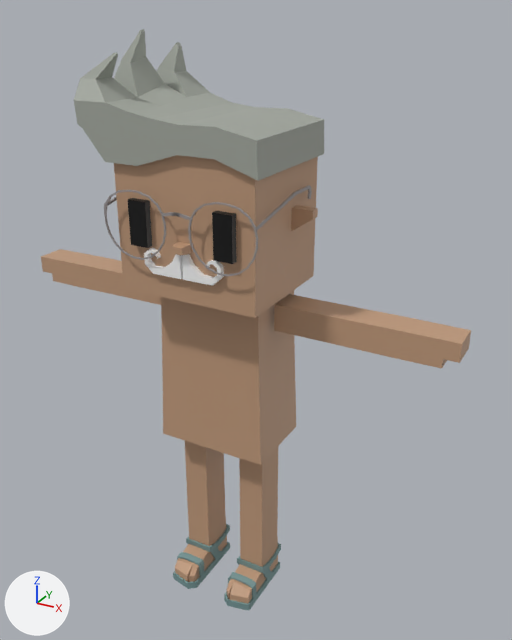
Two versions of the FBX model mustachiorascals/fbx/67fc8962-3e32-4687-a703-0abc7a28006c.fbx, one commit apart.
Rendered twice from a 50 mm lens placed at (0.0183, -0.0291, 0.0325), pointed at (0.0014, 0.0017, 0.0171). Lighting does not change. The marker at lower left points along +X, +Y and +Z. Where no turn or scale is listed for an object, it has been applied to the vertices.

The first picture shows 'ew_round_2', 'f_sandals', 'h_sidespikes', 'm_millionaire', 'mustachio_arms', 'mustachio_body', 'mustachio_eyes', 'mustachio_head', 'mustachio_legs'.
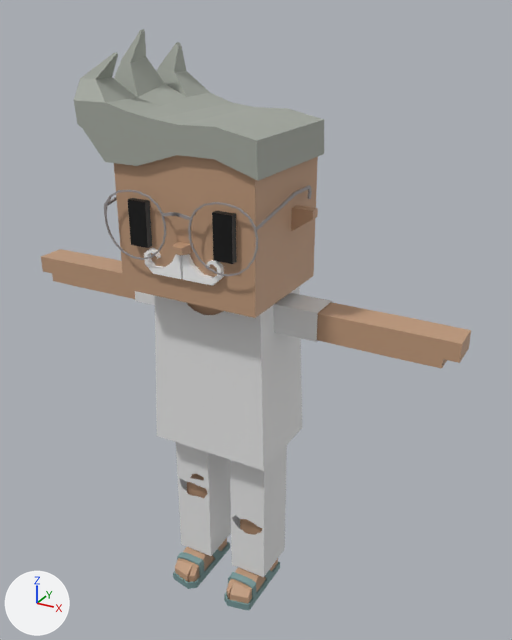
The change, as a list of edits to the scene's bpy script:
```text
Add mat_lower_garment:
    mat_lower_garment = principled_material('lower_garment')
    mat_lower_garment.base_color = (0.8, 0.8, 0.8)  # white #e7e7e7
Add mat_upper_garment_1:
    mat_upper_garment_1 = principled_material('upper_garment_1')
    mat_upper_garment_1.base_color = (0.8, 0.8, 0.8)  # white #e7e7e7
Add me_mesh_004_1:
    me_mesh_004_1.from_pydata(...)  # 277 vertices, 244 faces; spans x -0.00297..0.00299, y -0.00021..0.00257, z 0.0014..0.01069
    me_mesh_004_1.materials.append(mat_lower_garment)  # white #e7e7e7
Add me_mesh_012:
    me_mesh_012.from_pydata(...)  # 24 vertices, 18 faces; spans x -0.00561..0.00561, y 0.00027..0.00209, z 0.01737..0.01893
    me_mesh_012.materials.append(mat_upper_garment_1)  # white #e7e7e7
Add me_mesh_011:
    me_mesh_011.from_pydata(...)  # 230 vertices, 212 faces; spans x -0.00349..0.00349, y -0.0013..0.00353, z 0.00994..0.01894
    me_mesh_011.materials.append(mat_upper_garment_1)  # white #e7e7e7
Add ob_c_rippedjeans:
    ob_c_rippedjeans = bpy.data.objects.new('c_rippedjeans', me_mesh_004_1)
    ob_c_rippedjeans.location = (0.0, 0.0, 0.0)
Add ob_c_shirt_2:
    ob_c_shirt_2 = bpy.data.objects.new('c_shirt_2', me_mesh_012)
    ob_c_shirt_2.location = (0.0, 0.0, 0.0)
Add ob_c_shirt_1:
    ob_c_shirt_1 = bpy.data.objects.new('c_shirt_1', me_mesh_011)
    ob_c_shirt_1.location = (0.0, 0.0, 0.0)
```

Pixel boxes [x1, y1, x2, y2] of what changed, in the pictures (512 x 640 px):
'c_shirt_1', added
    after: [155, 286, 302, 471]
'c_rippedjeans', added
    after: [176, 442, 287, 577]
'c_shirt_2', added
    after: [135, 291, 332, 342]
'mustachio_body', unchanged, covered by the edit
    before: [161, 290, 296, 465]
    after: [187, 303, 224, 315]
'mustachio_legs', unchanged, covered by the edit
    before: [175, 441, 278, 603]
    after: [175, 474, 278, 603]
